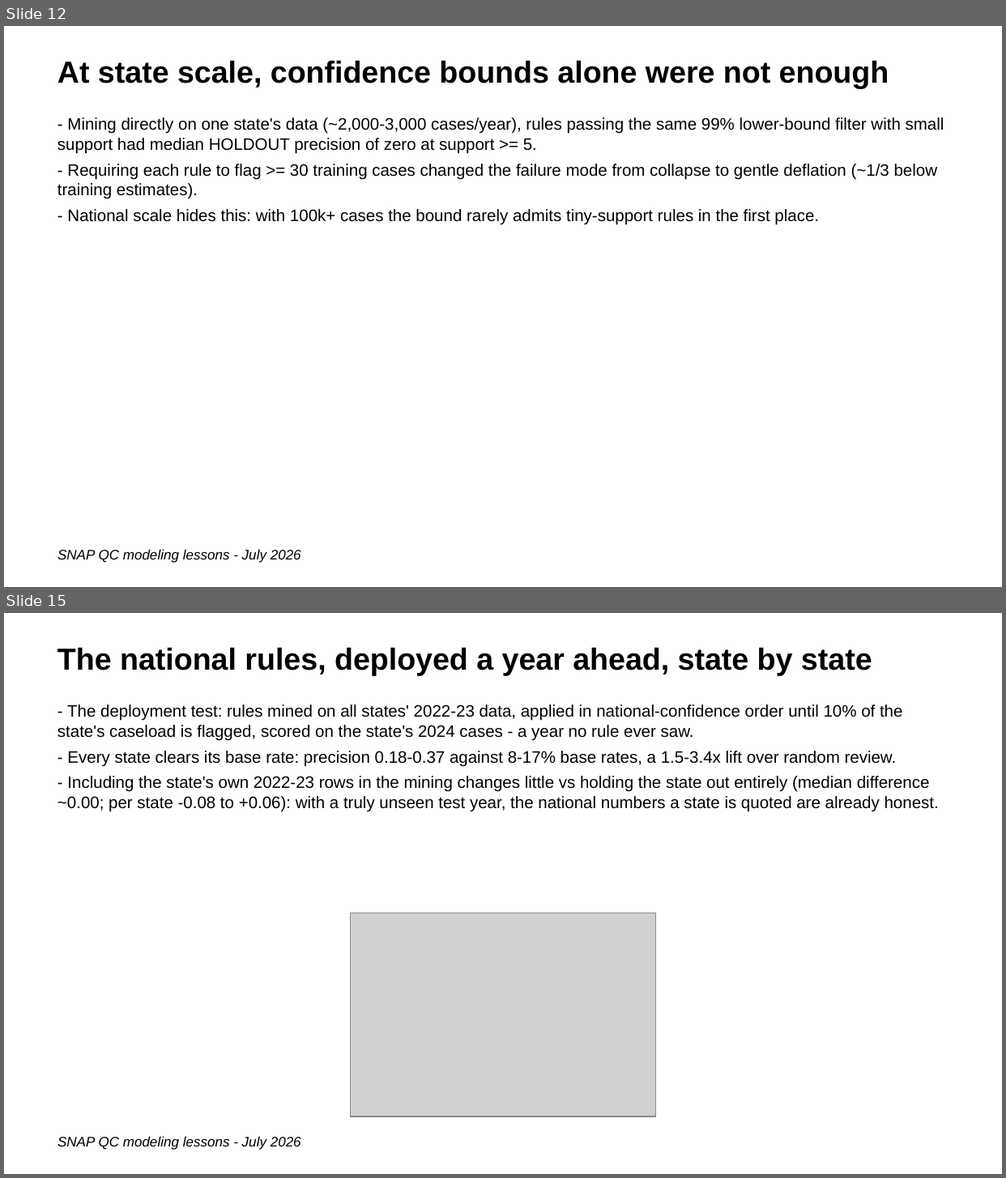
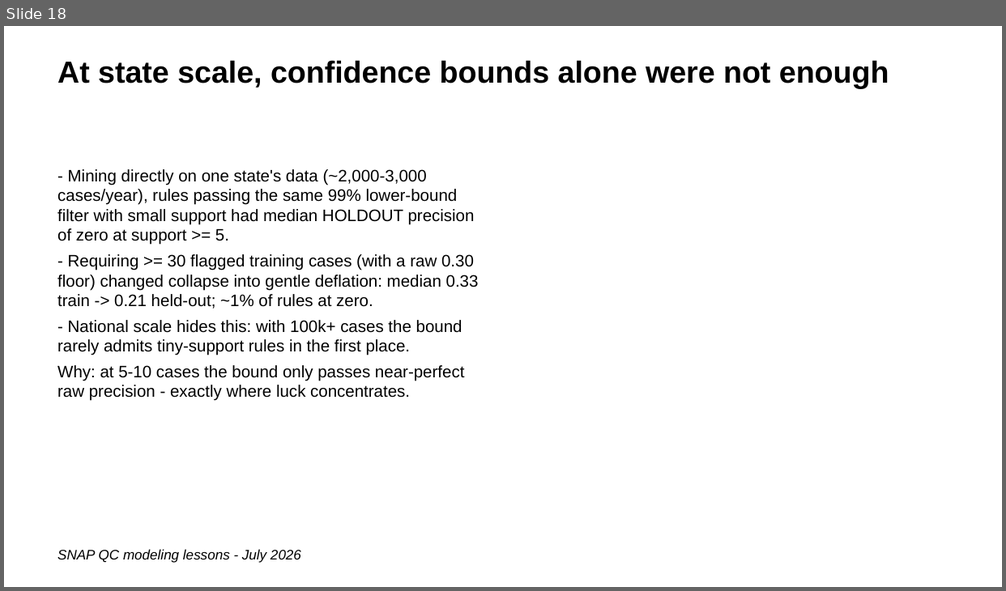
Before and after one commit to giannella/snap_qc, a slide deck: lessons_getting_more_signal_from_snap_qc_data.pptx. Shown one above the other, each under a label of ours: slides 12 and 15 before the commit, slide 18 after it; the slides between them are not shown. The pictures are 1006x1178 and 1006x591 pixels, drawn with LibreOffice and Linux fonts; fonts in the diff are those of the drawing; grey boxes stand for pictures. Boxes give left, top, right and bottom in pixels: in the first picture for what was removed or moved away, otherwise in the second. Text is boxed around its words. In the diff, an @@ line names an element or a change of style, - is before the commit and + after.

```diff
--- a/lessons_getting_more_signal_from_snap_qc_data.pptx
+++ b/lessons_getting_more_signal_from_snap_qc_data.pptx
@@ slide 15 removed at (4, 613, 1002, 1174), background #FFFFFF @@
@@ text removed at (57, 647, 872, 676) @@
-The national rules, deployed a year ahead, state by state
@@ text removed at (57, 705, 939, 812) @@
-- The deployment test: rules mined on all states' 2022-23 data, applied in national-confidence order until 10% of the state's caseload is flagged, scored on the state's 2024 cases - a year no rule ever saw.
-- Every state clears its base rate: precision 0.18-0.37 against 8-17% base rates, a 1.5-3.4x lift over random review.
-- Including the state's own 2022-23 rows in the mining changes little vs holding the state out entirely (median difference ~0.00; per state -0.08 to +0.06): with a truly unseen test year, the national numbers a state is quoted are already honest.
@@ picture removed at (351, 914, 655, 1117) @@
@@ text removed at (57, 1136, 301, 1150) @@
-SNAP QC modeling lessons - July 2026
@@ what was slide 12 is now slide 18 @@
@@ slide 18 changed as well @@
@@ text at (57, 254, 479, 309): text changed @@
-- Requiring each rule to flag >= 30 training cases changed the failure mode from collapse to gentle deflation (~1/3 below training estimates).
+- Requiring >= 30 flagged training cases (with a raw 0.30 floor) changed collapse into gentle deflation: median 0.33 train -> 0.21 held-out; ~1% of rules at zero.
@@ text at (57, 365, 464, 401): paragraph added @@
+Why: at 5-10 cases the bound only passes near-perfect raw precision - exactly where luck concentrates.
```
Also in this commit, not shown: 11 other slides changed, 32 slides added, 14 other slides removed.
